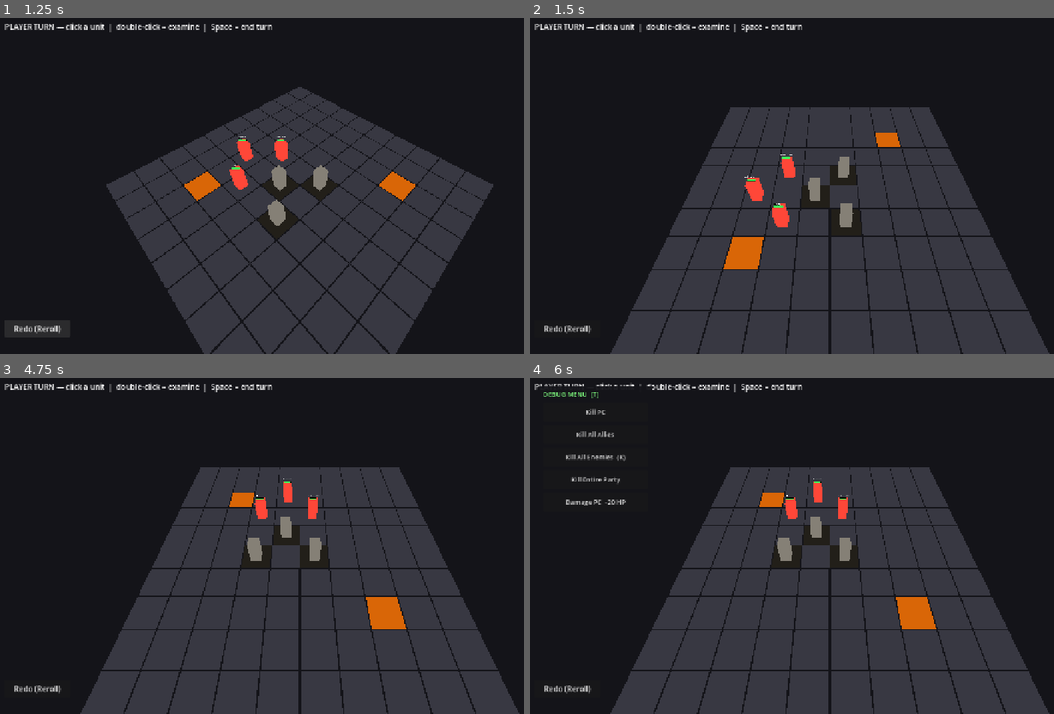
Above: before the commit, frames 1-4 (two rows, left to right).
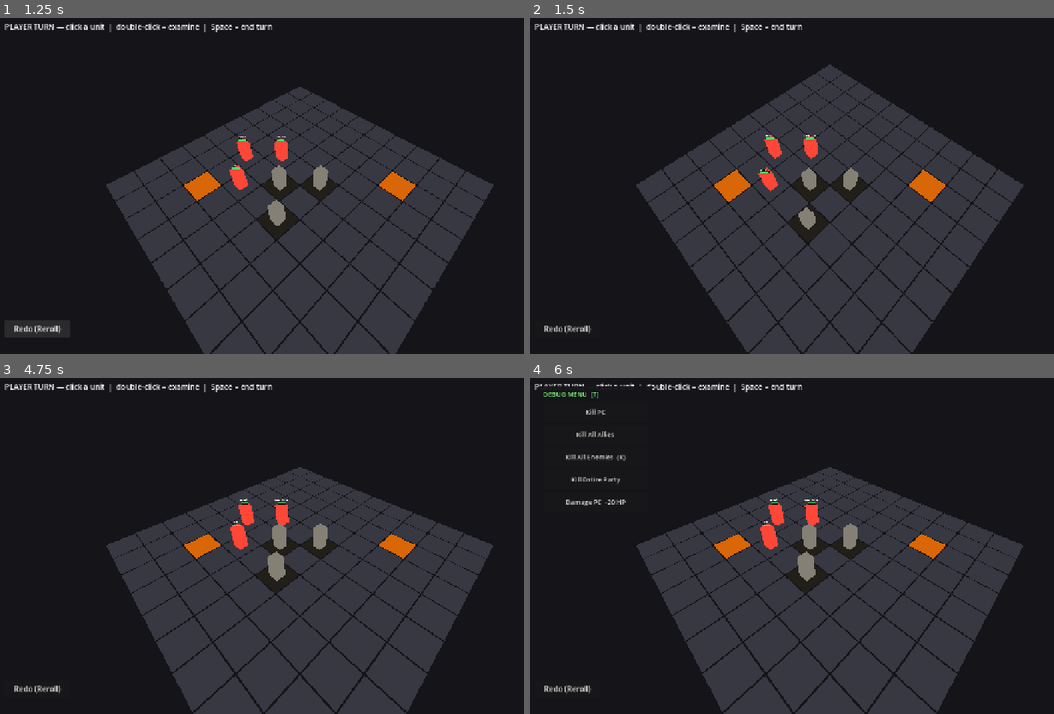
Above: after the commit, the same moments.

Repository: caleb-the-dev/RogueFinder
Game: Godot game, scene res://scenes/combat/CombatScene3D.tscn
Two runs of this game, one before a commit and one after it. Both use one fixed random seed, a clock stepped at 60 frames per second and the inputs below. This scene is started directly instead of the project's main scene. The engine's default icon, where the game draws it, is replaced by a stand-in: a white triangle on a blue panel in a dark square.
Inputs (mouse positions are in pixels of both pictures, inside the frame that each line leads up to):
- Up to frame 1 (1.25 s): click "Redo (Reroll)" at 0.5 s
- Up to frame 2 (1.5 s): tap A at 1.25 s; move the mouse to (959, 169) at 1.27 s; tap Q at 1.35 s; click (959, 169) at 1.42 s
- Up to frame 3 (4.75 s): tap Space at 1.52, 4.52 s; tap E at 1.55, 3.05, 4.55 s; tap A every 0.75 s from 2 to 4.25 s; drag from (178, 562) to (272, 613) at 2.02 s; move the mouse to (361, 472) at 2.77 s; tap Q at 2.85 s; click (361, 472) at 2.92 s; drag from (272, 613) to (120, 495) at 3.52 s; move the mouse to (482, 596) at 4.27 s; hold A from 4.28 s (still down); tap M at 4.35 s; click (482, 596) at 4.42 s
- Up to frame 4 (6 s): release A at 5 s; drag from (650, 495) to (739, 462) at 5.02 s; move the mouse to (860, 546) at 5.77 s; hold A from 5.78 s (still down); tap T at 5.85 s; click (860, 546) at 5.92 s

Frame 1 is identical in both runs. In frame 2, 22% of the frame differs, in the area x 15-100%, y 13-100%; in frame 3, 20%; in frame 4, 20%.

Commit message:
feat(camera): elevation Q/E + right-click drag rotation
Q/E now control camera pitch (15°–80° clamped) instead of snapped yaw.
Right-click drag rotates the orbit horizontally (DRAG_SENSITIVITY = 0.4°/px).
_elevation replaces the DEFAULT_ELEVATION constant in _apply_transform(),
so focus_on/restore tweens correctly maintain player-set elevation.

Co-Authored-By: Claude Sonnet 4.6 <noreply@anthropic.com>

Diff:
--- a/rogue-finder/scripts/camera/CameraController.gd
+++ b/rogue-finder/scripts/camera/CameraController.gd
@@ -4,21 +4,26 @@
 ## --- Camera Controller ---
 ## DOS2-style isometric orbiting camera.
 ## Parent node sits at the grid center; Camera3D child orbits around it.
-## Q / E rotate in 45-degree steps. Scroll wheel zooms in/out.
+## Q / E adjust elevation (pitch). Right-click drag rotates horizontally. Scroll wheel zooms.
 ## trigger_shake() fires a brief positional shake on hit.
 
-const DEFAULT_DISTANCE: float = 16.0
-const MIN_DISTANCE: float     = 8.0
-const MAX_DISTANCE: float     = 28.0
+const DEFAULT_DISTANCE: float  = 16.0
+const MIN_DISTANCE: float      = 8.0
+const MAX_DISTANCE: float      = 28.0
 const DEFAULT_ELEVATION: float = 52.0  # degrees above the horizon
+const MIN_ELEVATION: float     = 15.0  # lowest allowed pitch (near-horizon)
+const MAX_ELEVATION: float     = 80.0  # highest allowed pitch (near-top-down)
 const DEFAULT_YAW: float       = 225.0 # SW isometric default
-const ROTATE_STEP: float       = 45.0  # degrees per Q / E press
+const ELEVATION_STEP: float    = 10.0  # degrees per Q / E press
 const ZOOM_STEP: float         = 2.0
+const DRAG_SENSITIVITY: float  = 0.4   # yaw degrees per pixel of horizontal drag
 const SHAKE_DURATION: float    = 0.22
 const SHAKE_MAGNITUDE: float   = 0.18
 
 var _yaw: float        = DEFAULT_YAW
+var _elevation: float  = DEFAULT_ELEVATION
 var _distance: float   = DEFAULT_DISTANCE
+var _dragging: bool    = false
 var _shake_timer: float    = 0.0
 var _shake_offset: Vector3 = Vector3.ZERO
 var _camera: Camera3D      = null
@@ -74,23 +79,32 @@
 func _unhandled_input(event: InputEvent) -> void:
 	if event is InputEventKey and event.pressed and not event.echo:
 		if event.keycode == KEY_Q:
-			_yaw -= ROTATE_STEP
+			_elevation = clampf(_elevation + ELEVATION_STEP, MIN_ELEVATION, MAX_ELEVATION)
 			_apply_transform()
 			get_viewport().set_input_as_handled()
 		elif event.keycode == KEY_E:
-			_yaw += ROTATE_STEP
+			_elevation = clampf(_elevation - ELEVATION_STEP, MIN_ELEVATION, MAX_ELEVATION)
 			_apply_transform()
 			get_viewport().set_input_as_handled()
 
-	if event is InputEventMouseButton and event.pressed:
-		if event.button_index == MOUSE_BUTTON_WHEEL_UP:
-			_distance = clampf(_distance - ZOOM_STEP, MIN_DISTANCE, MAX_DISTANCE)
-			_apply_transform()
+	if event is InputEventMouseButton:
+		if event.button_index == MOUSE_BUTTON_RIGHT:
+			_dragging = event.pressed
 			get_viewport().set_input_as_handled()
-		elif event.button_index == MOUSE_BUTTON_WHEEL_DOWN:
-			_distance = clampf(_distance + ZOOM_STEP, MIN_DISTANCE, MAX_DISTANCE)
-			_apply_transform()
-			get_viewport().set_input_as_handled()
+		elif event.pressed:
+			if event.button_index == MOUSE_BUTTON_WHEEL_UP:
+				_distance = clampf(_distance - ZOOM_STEP, MIN_DISTANCE, MAX_DISTANCE)
+				_apply_transform()
+				get_viewport().set_input_as_handled()
+			elif event.button_index == MOUSE_BUTTON_WHEEL_DOWN:
+				_distance = clampf(_distance + ZOOM_STEP, MIN_DISTANCE, MAX_DISTANCE)
+				_apply_transform()
+				get_viewport().set_input_as_handled()
+
+	if event is InputEventMouseMotion and _dragging:
+		_yaw += event.relative.x * DRAG_SENSITIVITY
+		_apply_transform()
+		get_viewport().set_input_as_handled()
 
 ## --- Per-frame shake update ---
 
@@ -112,7 +126,7 @@
 
 func _apply_transform() -> void:
 	var yaw_rad: float  = deg_to_rad(_yaw)
-	var elev_rad: float = deg_to_rad(DEFAULT_ELEVATION)
+	var elev_rad: float = deg_to_rad(_elevation)
 	var horiz: float    = _distance * cos(elev_rad)
 	# Position the Camera3D in local space relative to this rig node
 	_camera.position = Vector3(
--- /dev/null
+++ b/rogue-finder/tests/test_camera_controls.gd
@@ -0,0 +1,43 @@
+extends SceneTree
+
+## --- Unit Tests: Camera Controls Overhaul ---
+## Validates elevation clamping logic and default field value.
+## Does NOT test drag input or camera position math — those are manual.
+
+const DEFAULT_ELEVATION: float = 52.0
+const MIN_ELEVATION: float     = 15.0
+const MAX_ELEVATION: float     = 80.0
+
+func _initialize() -> void:
+	_test_elevation_clamp_upper()
+	_test_elevation_clamp_lower()
+	_test_elevation_default()
+	print("All camera control tests PASSED.")
+	quit()
+
+## Mirrors the Q-press elevation update in CameraController.
+func _apply_elevation_delta(current: float, delta: float) -> float:
+	return clampf(current + delta, MIN_ELEVATION, MAX_ELEVATION)
+
+## ============================================================
+## Test 1: Elevation clamp — +999° stays at MAX_ELEVATION.
+## ============================================================
+func _test_elevation_clamp_upper() -> void:
+	var result: float = _apply_elevation_delta(DEFAULT_ELEVATION, 999.0)
+	assert(result == MAX_ELEVATION,
+		"elevation +999 must clamp to MAX_ELEVATION (%s), got %s" % [MAX_ELEVATION, result])
+
+## ============================================================
+## Test 2: Elevation clamp — -999° stays at MIN_ELEVATION.
+## ============================================================
+func _test_elevation_clamp_lower() -> void:
+	var result: float = _apply_elevation_delta(DEFAULT_ELEVATION, -999.0)
+	assert(result == MIN_ELEVATION,
+		"elevation -999 must clamp to MIN_ELEVATION (%s), got %s" % [MIN_ELEVATION, result])
+
+## ============================================================
+## Test 3: _elevation starts at DEFAULT_ELEVATION (52.0).
+## ============================================================
+func _test_elevation_default() -> void:
+	assert(DEFAULT_ELEVATION == 52.0,
+		"DEFAULT_ELEVATION must be 52.0, got %s" % DEFAULT_ELEVATION)
Not shown, changed: docs/map_directories/camera_system.md
